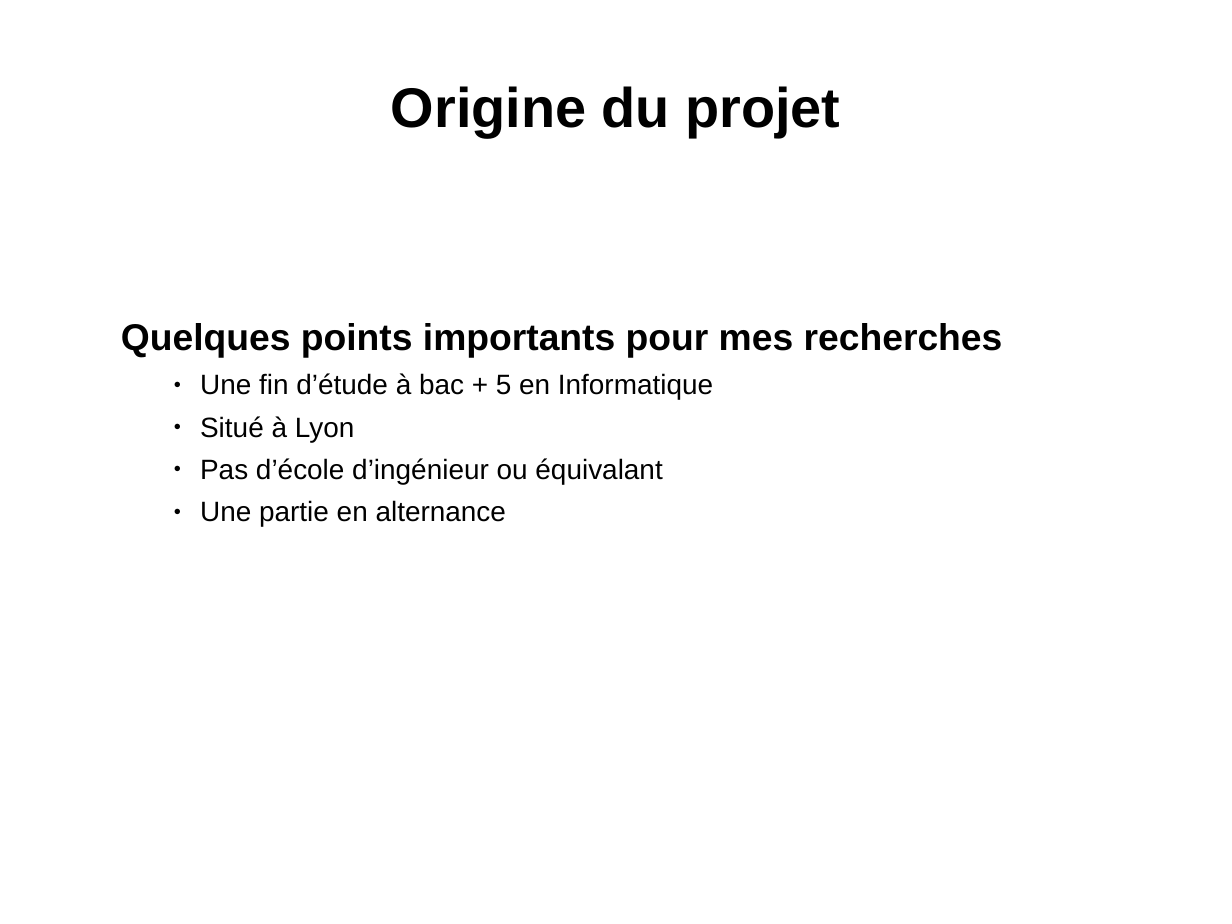
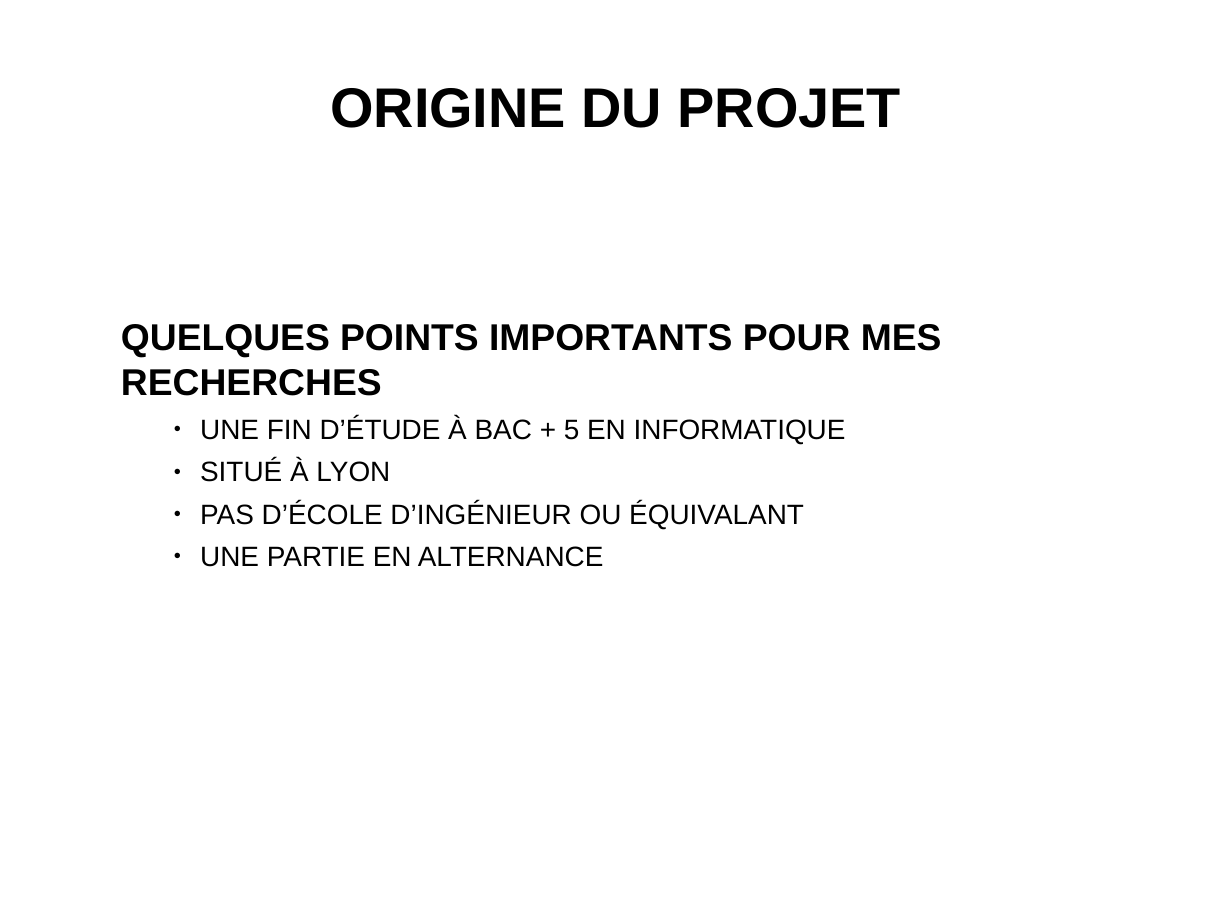
Before and after one commit to hana69200/Cours, a slide deck: slide 4 of S3/Com - PPP/PPP.odp (slide 2 before the commit). Drawn at 1232x924 pixels with LibreOffice and Linux fonts; fonts in the diff are those of the drawing. Boxes give left, top, right and bottom in pixels: in the first picture for what was removed or moved away, otherwise in the second. Text is boxed around its words. In the diff, an @@ line names an element or a change of style, - is before the commit and + after.

```diff
--- a/S3/Com - PPP/PPP.odp
+++ b/S3/Com - PPP/PPP.odp
@@ text at (330,88,901,128): text changed @@
-Origine du projet
+ORIGINE DU PROJET
@@ text at (121,324,942,567): text changed @@
-Quelques points importants pour mes recherches
-    ● Une fin d’étude à bac + 5 en Informatique
-    ● Situé à Lyon
-    ● Pas d’école d’ingénieur ou équivalant
-    ● Une partie en alternance
+QUELQUES POINTS IMPORTANTS POUR MES RECHERCHES
+    ● UNE FIN D’ÉTUDE À BAC + 5 EN INFORMATIQUE
+    ● SITUÉ À LYON
+    ● PAS D’ÉCOLE D’INGÉNIEUR OU ÉQUIVALANT
+    ● UNE PARTIE EN ALTERNANCE
```
Also in this commit, not shown: 3 slides added, 1 slide removed, 5 other files.
